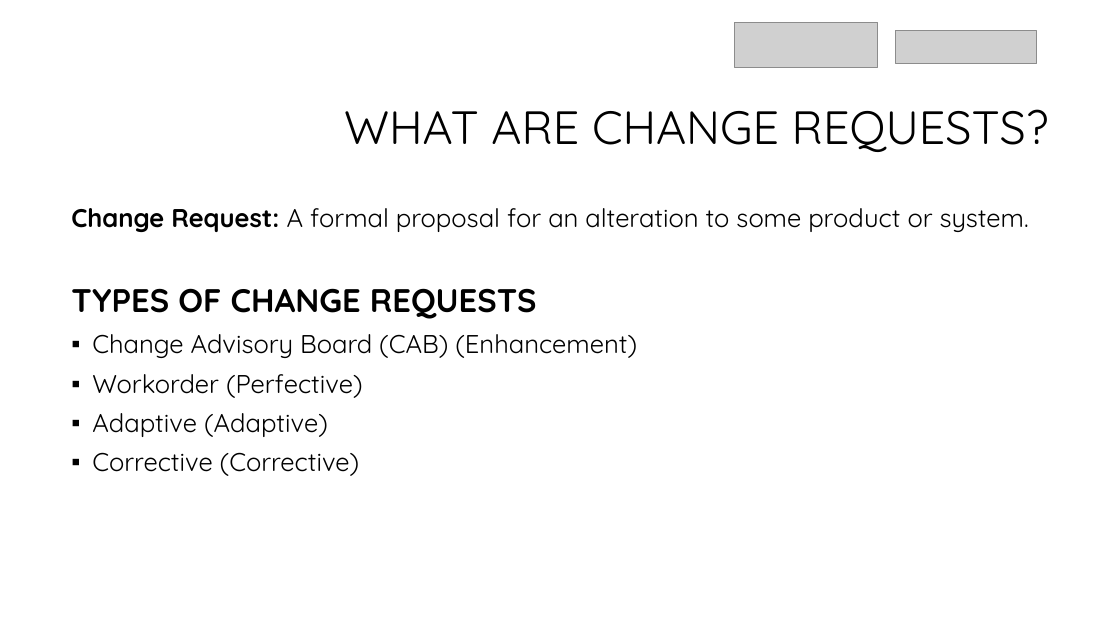
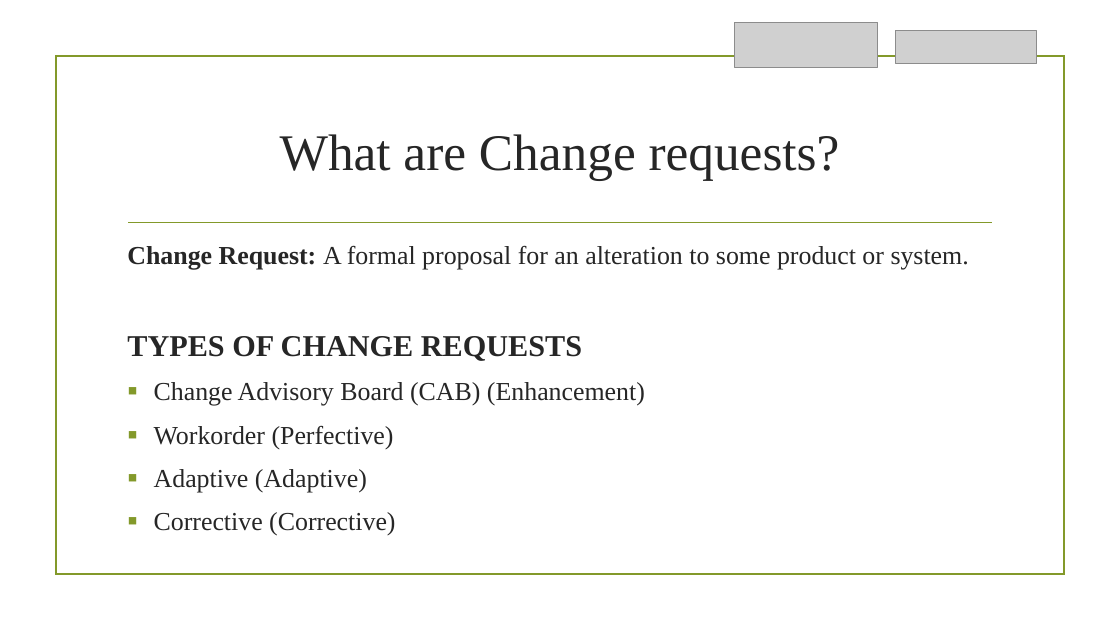
Before and after one commit to priyanka165/PPT, a slide deck: slide 3 of Change Management.pptx. Drawn at 1120x630 pixels with LibreOffice and Linux fonts; fonts in the diff are those of the drawing; grey boxes stand for pictures; background and template pictures are left out. Boxes give left, top, right and bottom in pixels: in the first picture for what was removed or moved away, otherwise in the second. Text is boxed around its words. In the diff, an @@ line names an element or a change of style, - is before the commit and + after.

```diff
--- a/Change Management.pptx
+++ b/Change Management.pptx
@@ rectangle added at <box>55,56,1064,575</box>, outline #83992A 1.25 pt @@
@@ title at <box>280,134,840,181</box>: text changed; size 40 to 44 pt; font Quicksand to Times New Roman; text colour #000000 to #262626 @@
-WHAT ARE CHANGE REQUESTS?
+What are Change requests?
@@ text "Change Request: A formal proposal ...": place and size @@
-text "Change Request: A formal proposal ..." at <box>71,208,1029,476</box>
+text "Change Request: A formal proposal ..." at <box>127,245,969,536</box>
@@ text "Change Request: A formal proposal ..." at <box>127,245,969,536</box>: size 22 to 22.2 pt in "Change Request: A formal proposal for an ...", "Change Advisory Board (CAB) (Enhancement)", "Workorder (Perfective)", "Adaptive (Adaptive)" and 1 more places; font Quicksand to Times New Roman, text colour #000000 to #262626; size 28 to 25.9 pt in "TYPES OF CHANGE REQUESTS"; line spacing 0.9 to 1; more space between paragraphs; indent changed @@
@@ line added from (129, 223) to (992, 223), #83992A 1.25 pt @@
```
Also in this commit, not shown: 6 other slides changed.
